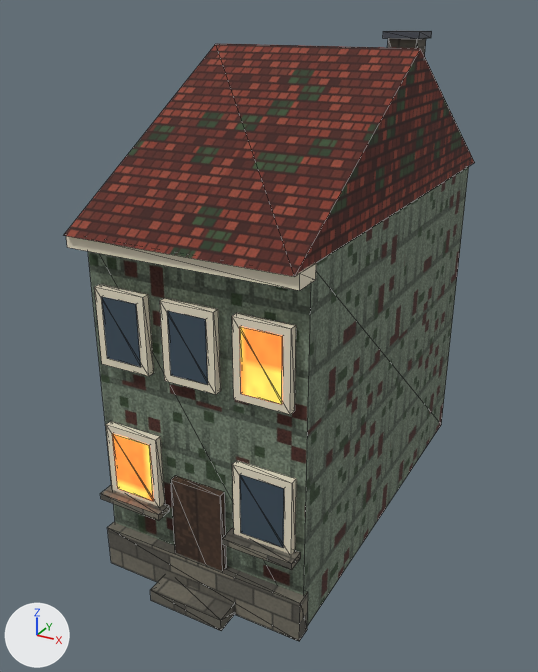
Before and after pictures for a commit that changed the FBX model output/world-modeling-v1/maps/maribor/Export/ENV_C_Facade_3.fbx.
Rendered twice from a camera (50 mm lens) standing at (6.16, -8.76, 9.8) and looking at (-0.44, 3.24, 3.8). Arrows for +X, +Y and +Z are at lower left; the lights stay in place. The first picture is the older version. Mesh edges are drawn as thin lines.

In view in the first picture: 'ENV_C_Facade_3'.
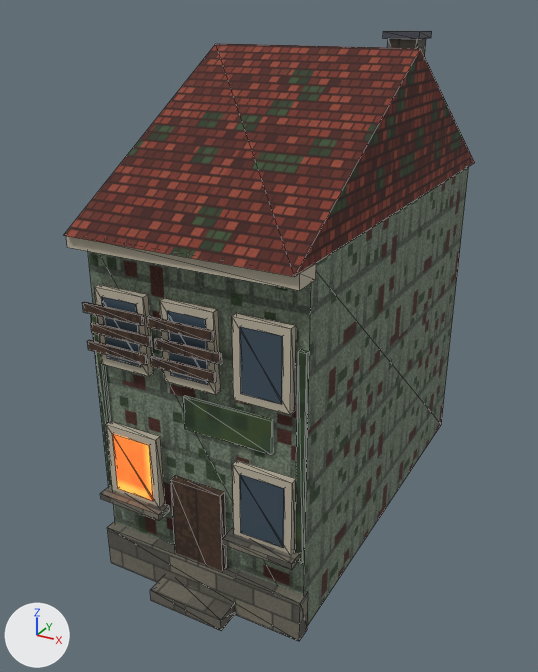
Diff of the bpy script that builds the scene:
```diff
--- a/output/world-modeling-v1/maps/maribor/Export/ENV_C_Facade_3.fbx.py
+++ b/output/world-modeling-v1/maps/maribor/Export/ENV_C_Facade_3.fbx.py
@@ img_leaf_png @@
+img_leaf_png = load_image('Leaf.png', '_unpacked/Leaf.png', 64, 64, 'sRGB')
@@ mat_mb_ivory @@
 mat_mb_ivory = principled_material('MB_Ivory')
-mat_mb_ivory.base_color = (0.82, 0.75, 0.58)  # pale yellow #eae1c8
+mat_mb_ivory.base_color = (0.5, 0.45, 0.35)  # grey #bcb3a0
 mat_mb_ivory.roughness = 0.92
@@ mat_mb_windowlit @@
 n0 = _N.new('ShaderNodeBsdfPrincipled'); n0.name = 'Principled BSDF'
 n0.inputs[2].default_value = 0.92  # 'Roughness'
-n0.inputs[28].default_value = 3.2  # 'Emission Strength'
+n0.inputs[28].default_value = 2.0  # 'Emission Strength'
 n1 = _N.new('ShaderNodeOutputMaterial'); n1.name = 'Material Output'
@@ mat_mb_plank @@
+mat_mb_plank = principled_material('MB_Plank')
+mat_mb_plank.texture = img_wood_png
+mat_mb_plank.roughness = 0.92
@@ mat_mb_ivy @@
+mat_mb_ivy = principled_material('MB_Ivy')
+mat_mb_ivy.texture = img_leaf_png
+mat_mb_ivy.roughness = 0.92
@@ me_env_c_facade_3 @@
 # used by ob_env_c_facade_3; location = (0.0, 0.0, 0.0)
-me_env_c_facade_3.from_pydata(...)  # 158 vertices, 236 faces; spans x -2.03..2.03, y -0.62..8.5, z 0.0..9.42
+me_env_c_facade_3.from_pydata(...)  # 230 vertices, 344 faces; spans x -2.03..2.03, y -0.62..8.5, z 0.0..9.42
+# me_env_c_facade_3 part 1: a new loose piece, a box spanning x -1.96..-0.76, y -0.265..-0.215, z 4.571..4.741, in mat_mb_plank (picture img_wood_png)
+# me_env_c_facade_3 part 2: a new loose piece, a box spanning x -1.84..-0.64, y -0.275..-0.225, z 4.915..5.085, in mat_mb_plank (picture img_wood_png)
+# me_env_c_facade_3 part 3: a new loose piece, a box spanning x -1.96..-0.76, y -0.285..-0.235, z 5.259..5.429, in mat_mb_plank (picture img_wood_png)
+# me_env_c_facade_3 part 4: a new loose piece, a box spanning x -0.66..0.54, y -0.265..-0.215, z 4.571..4.741, in mat_mb_plank (picture img_wood_png)
+# me_env_c_facade_3 part 5: a new loose piece, a box spanning x -0.54..0.66, y -0.275..-0.225, z 4.915..5.085, in mat_mb_plank (picture img_wood_png)
+# me_env_c_facade_3 part 6: a new loose piece, a box spanning x -0.66..0.54, y -0.285..-0.235, z 5.259..5.429, in mat_mb_plank (picture img_wood_png)
+# me_env_c_facade_3 part 7: a new loose piece, a box spanning x -2.0..-1.86, y -0.08..0.0, z 1.607..5.126, in mat_mb_ivy (picture img_leaf_png)
+# me_env_c_facade_3 part 8: a new loose piece, a box spanning x 1.86..2.0, y -0.08..0.0, z 1.562..5.32, in mat_mb_ivy (picture img_leaf_png)
+# me_env_c_facade_3 part 9: a new loose piece, a box spanning x -0.207..1.424, y -0.07..-0.01, z 3.45..4.05, in mat_mb_ivy (picture img_leaf_png)
+# me_env_c_facade_3 part 10: 12 faces spanning x 0.95..1.65, y -0.17..-0.11, z 4.45..5.55 switch from mat_mb_windowlit to mat_mb_darkglass (dark blue #3f505d)
 me_env_c_facade_3.materials.append(mat_mb_stucco_3)
@@ me_env_c_facade_3 @@
 me_env_c_facade_3.materials.append(mat_mb_iron)
+me_env_c_facade_3.materials.append(mat_mb_plank)  # picture img_wood_png
+me_env_c_facade_3.materials.append(mat_mb_ivy)  # picture img_leaf_png
```

Where the change shows, as pixel boxes (x1, y1, x2, y2) in the pictures (538 x 672 px):
'ENV_C_Facade_3', recoloured, surface changed, reshaped (darker): (64, 30, 475, 641) in both
part 1 of me_env_c_facade_3, added: after (87, 340, 148, 365)
part 2 of me_env_c_facade_3, added (brown): after (91, 322, 152, 347)
part 3 of me_env_c_facade_3, added (brown): after (82, 302, 144, 326)
part 4 of me_env_c_facade_3, added: after (150, 356, 216, 383)
part 5 of me_env_c_facade_3, added (brown): after (155, 338, 222, 364)
part 6 of me_env_c_facade_3, added (brown): after (147, 316, 214, 342)
part 7 of me_env_c_facade_3, added: after (91, 314, 112, 487)
part 8 of me_env_c_facade_3, added: after (295, 350, 309, 564)
part 9 of me_env_c_facade_3, added (green): after (183, 395, 273, 455)
part 10 of me_env_c_facade_3, recoloured (orange to dark blue): (240, 327, 283, 404) in both
